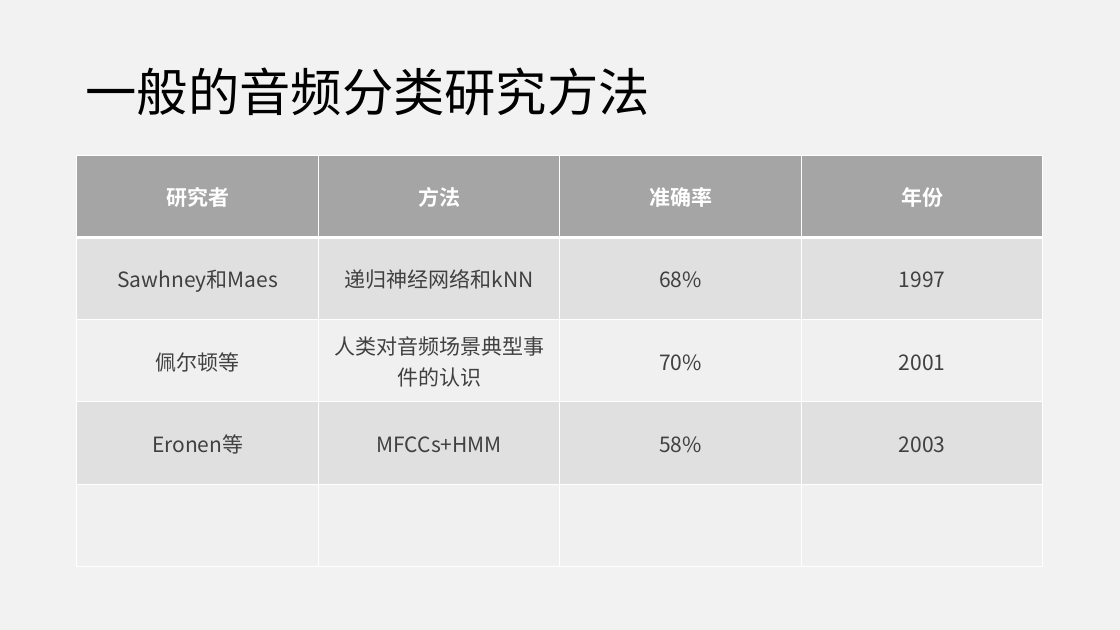
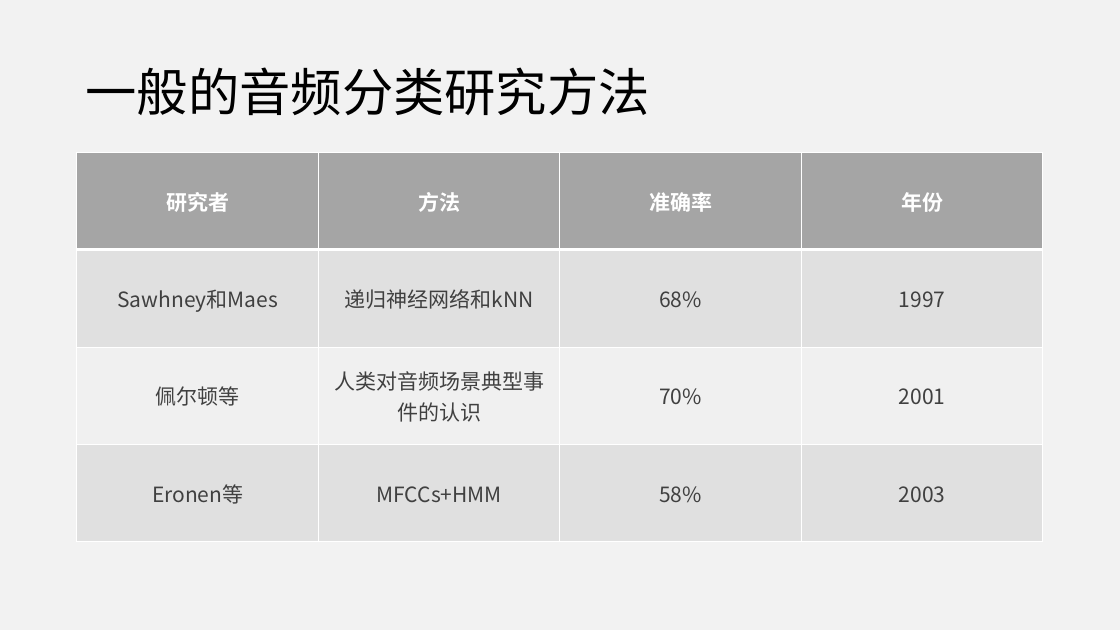
Before and after one commit to jumper3/paper, a slide deck: slide 8 of 开题报告/答辩.pptx. Drawn at 1120x630 pixels with LibreOffice and Linux fonts; fonts in the diff are those of the drawing. Boxes give left, top, right and bottom in pixels: in the first picture for what was removed or moved away, otherwise in the second. Text is boxed around its words. In the diff, an @@ line names an element or a change of style, - is before the commit and + after.

```diff
--- a/开题报告/答辩.pptx
+++ b/开题报告/答辩.pptx
@@ table at <box>77,152,1045,542</box> @@
-row 5:  |  |  | 
```
Also in this commit, not shown: 2 other slides changed, 16 slides added, 1 slide removed, 2 other files.
